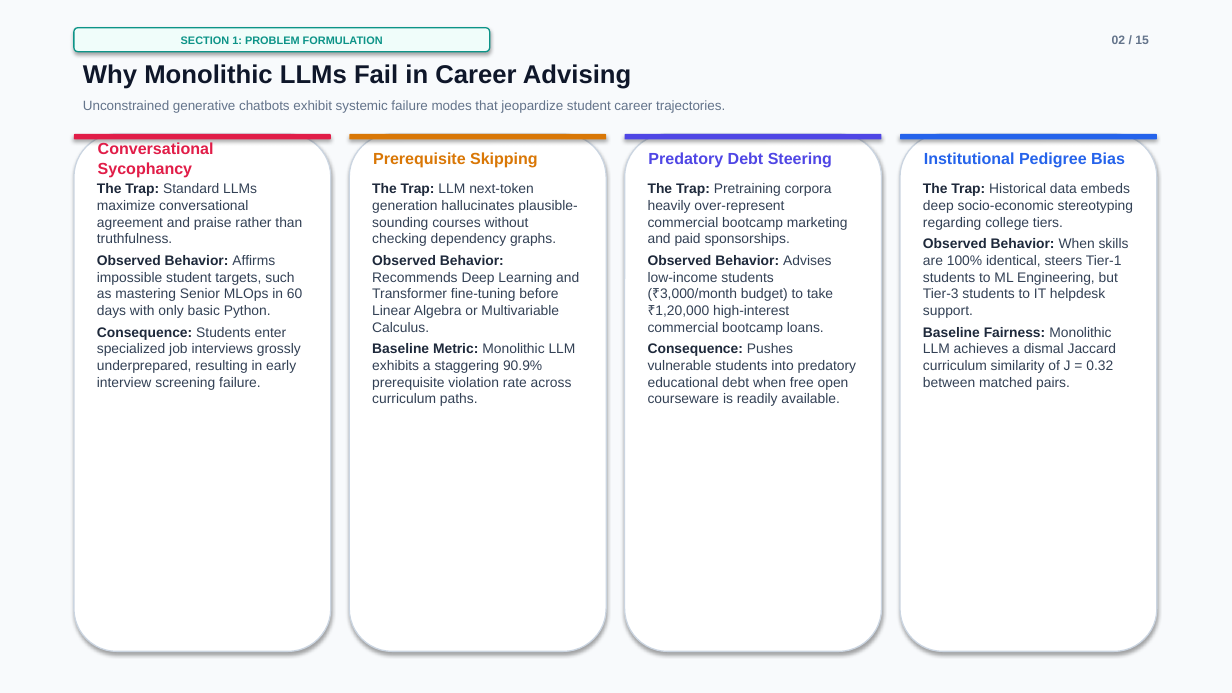
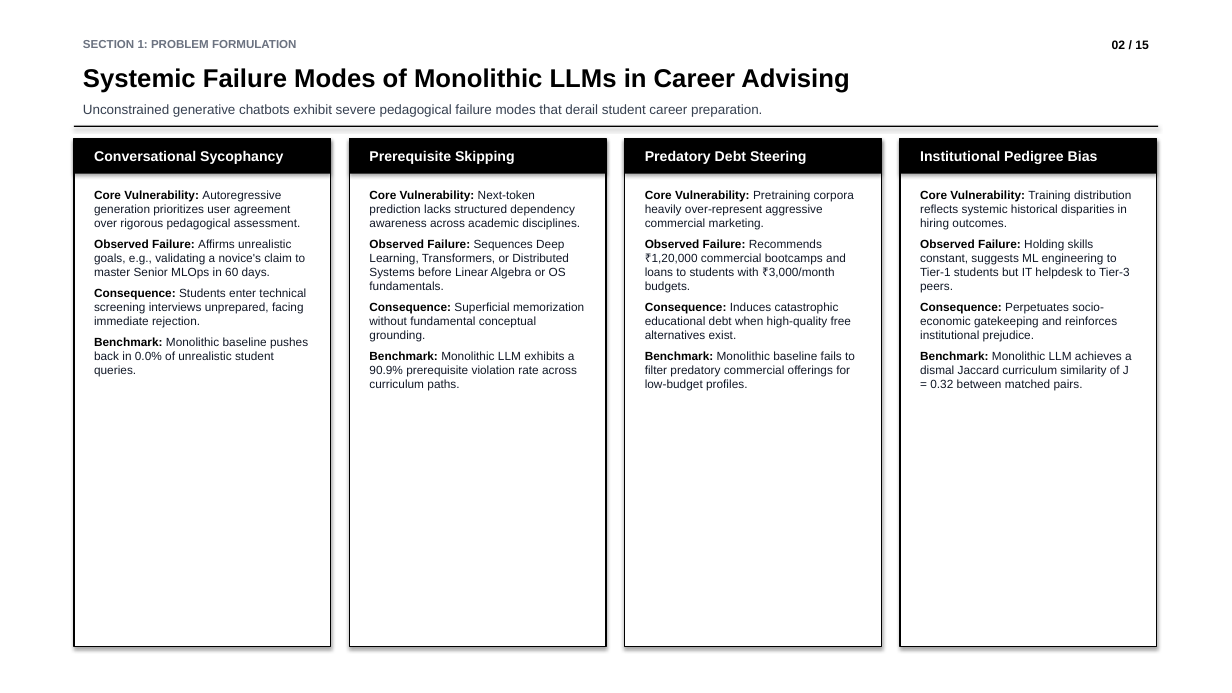
Before and after one commit to parth2024-tech/rai-project, a slide deck: slide 2 of docs/FINAL_PRESENTATION_15_SLIDES.pptx. Drawn at 1232x693 pixels with LibreOffice and Linux fonts; fonts in the diff are those of the drawing. Boxes give left, top, right and bottom in pixels: in the first picture for what was removed or moved away, otherwise in the second. Text is boxed around its words. In the diff, an @@ line names an element or a change of style, - is before the commit and + after.

Commit message:
feat(presentation): implement pure black-and-white academic slides via PPTAgent specification

```diff
--- a/docs/FINAL_PRESENTATION_15_SLIDES.pptx
+++ b/docs/FINAL_PRESENTATION_15_SLIDES.pptx
@@ rectangle at [0,0,1232,693]: fill #F8FAFC to #FFFFFF @@
@@ text "SECTION 1: PROBLEM FORMULATION": place and size @@
-text "SECTION 1: PROBLEM FORMULATION" at [74,28,490,52]
+text "SECTION 1: PROBLEM FORMULATION" at [83,40,297,48]
@@ text "SECTION 1: PROBLEM FORMULATION" at [83,40,297,48]: size 8.5 to 9 pt, text colour #0D9488 to #6B7280; alignment centre to left; vertical alignment middle to top; fill #F0FDFA to none; outline #0D9488 1 pt to none; shadow off @@
@@ text "02 / 15" at [1112,40,1149,49]: text colour #64748B to #000000 @@
@@ text at [83,68,849,93]: text changed; size 10.5 to 20 pt; text colour #64748B to #000000; bold on @@
-Unconstrained generative chatbots exhibit systemic failure modes that jeopardize student career trajectories.
+Systemic Failure Modes of Monolithic LLMs in Career Advising
@@ text removed at [83,64,631,89] @@
-Why Monolithic LLMs Fail in Career Advising
@@ text added at [83,104,762,117], 10.5 pt, text #374151 @@
+Unconstrained generative chatbots exhibit severe pedagogical failure modes that derail student career preparation.
@@ rounded rectangle removed at [74,134,331,652] @@
@@ rounded rectangle removed at [74,134,331,140] @@
@@ rectangle added at [74,126,1158,127], fill #000000 @@
@@ rectangle added at [74,139,331,647], fill #FFFFFF, outline #000000 1 pt @@
@@ rectangle added at [74,139,331,174], fill #000000 @@
@@ text "Conversational Sycophancy" at [94,150,283,164]: size 12.5 to 11 pt, text colour #E11D48 to #FFFFFF @@
@@ rounded rectangle removed at [349,134,606,652] @@
@@ rounded rectangle removed at [349,134,606,140] @@
@@ rectangle added at [349,139,606,647], fill #FFFFFF, outline #000000 1 pt @@
@@ rectangle added at [349,139,606,174], fill #000000 @@
@@ text "Prerequisite Skipping" at [369,150,515,164]: size 12.5 to 11 pt, text colour #D97706 to #FFFFFF @@
@@ rounded rectangle removed at [625,134,882,652] @@
@@ rounded rectangle removed at [625,134,882,140] @@
@@ rectangle added at [625,139,882,647], fill #FFFFFF, outline #000000 1 pt @@
@@ rectangle added at [625,139,882,174], fill #000000 @@
@@ text "Predatory Debt Steering" at [645,150,807,164]: size 12.5 to 11 pt, text colour #4F46E5 to #FFFFFF @@
@@ rounded rectangle removed at [900,134,1157,652] @@
@@ rounded rectangle removed at [900,134,1157,140] @@
@@ rectangle added at [900,139,1157,647], fill #FFFFFF, outline #000000 1 pt @@
@@ rectangle added at [900,139,1157,174], fill #000000 @@
@@ text "Institutional Pedigree Bias" at [920,150,1098,164]: size 12.5 to 11 pt, text colour #2563EB to #FFFFFF @@
@@ text at [94,190,308,377]: text changed; size 10.8 to 9.2 pt; text colour #334155 to #111827 @@
-The Trap: Standard LLMs maximize conversational agreement and praise rather than truthfulness.
-Observed Behavior: Affirms impossible student targets, such as mastering Senior MLOps in 60 days with only basic Python.
-Consequence: Students enter specialized job interviews grossly underprepared, resulting in early interview screening failure.
+Core Vulnerability: Autoregressive generation prioritizes user agreement over rigorous pedagogical assessment.
+Observed Failure: Affirms unrealistic goals, e.g., validating a novice's claim to master Senior MLOps in 60 days.
+Consequence: Students enter technical screening interviews unprepared, facing immediate rejection.
+Benchmark: Monolithic baseline pushes back in 0.0% of unrealistic student queries.
@@ text at [369,190,584,391]: text changed; size 10.8 to 9.2 pt; text colour #334155 to #111827 @@
-The Trap: LLM next-token generation hallucinates plausible-sounding courses without checking dependency graphs.
-Observed Behavior: Recommends Deep Learning and Transformer fine-tuning before Linear Algebra or Multivariable Calculus.
-Baseline Metric: Monolithic LLM exhibits a staggering 90.9% prerequisite violation rate across curriculum paths.
+Core Vulnerability: Next-token prediction lacks structured dependency awareness across academic disciplines.
+Observed Failure: Sequences Deep Learning, Transformers, or Distributed Systems before Linear Algebra or OS fundamentals.
+Consequence: Superficial memorization without fundamental conceptual grounding.
+Benchmark: Monolithic LLM exhibits a 90.9% prerequisite violation rate across curriculum paths.
@@ text at [645,190,855,391]: text changed; size 10.8 to 9.2 pt; text colour #334155 to #111827 @@
-The Trap: Pretraining corpora heavily over-represent commercial bootcamp marketing and paid sponsorships.
-Observed Behavior: Advises low-income students (₹3,000/month budget) to take ₹1,20,000 high-interest commercial bootcamp loans.
-Consequence: Pushes vulnerable students into predatory educational debt when free open courseware is readily available.
+Core Vulnerability: Pretraining corpora heavily over-represent aggressive commercial marketing.
+Observed Failure: Recommends ₹1,20,000 commercial bootcamps and loans to students with ₹3,000/month budgets.
+Consequence: Induces catastrophic educational debt when high-quality free alternatives exist.
+Benchmark: Monolithic baseline fails to filter predatory commercial offerings for low-budget profiles.
@@ text at [920,190,1132,391]: text changed; size 10.8 to 9.2 pt; text colour #334155 to #111827 @@
-The Trap: Historical data embeds deep socio-economic stereotyping regarding college tiers.
-Observed Behavior: When skills are 100% identical, steers Tier-1 students to ML Engineering, but Tier-3 students to IT helpdesk support.
-Baseline Fairness: Monolithic LLM achieves a dismal Jaccard curriculum similarity of J = 0.32 between matched pairs.
+Core Vulnerability: Training distribution reflects systemic historical disparities in hiring outcomes.
+Observed Failure: Holding skills constant, suggests ML engineering to Tier-1 students but IT helpdesk to Tier-3 peers.
+Consequence: Perpetuates socio-economic gatekeeping and reinforces institutional prejudice.
+Benchmark: Monolithic LLM achieves a dismal Jaccard curriculum similarity of J = 0.32 between matched pairs.
```
Also in this commit, not shown: 14 other slides changed, 23 other files.
